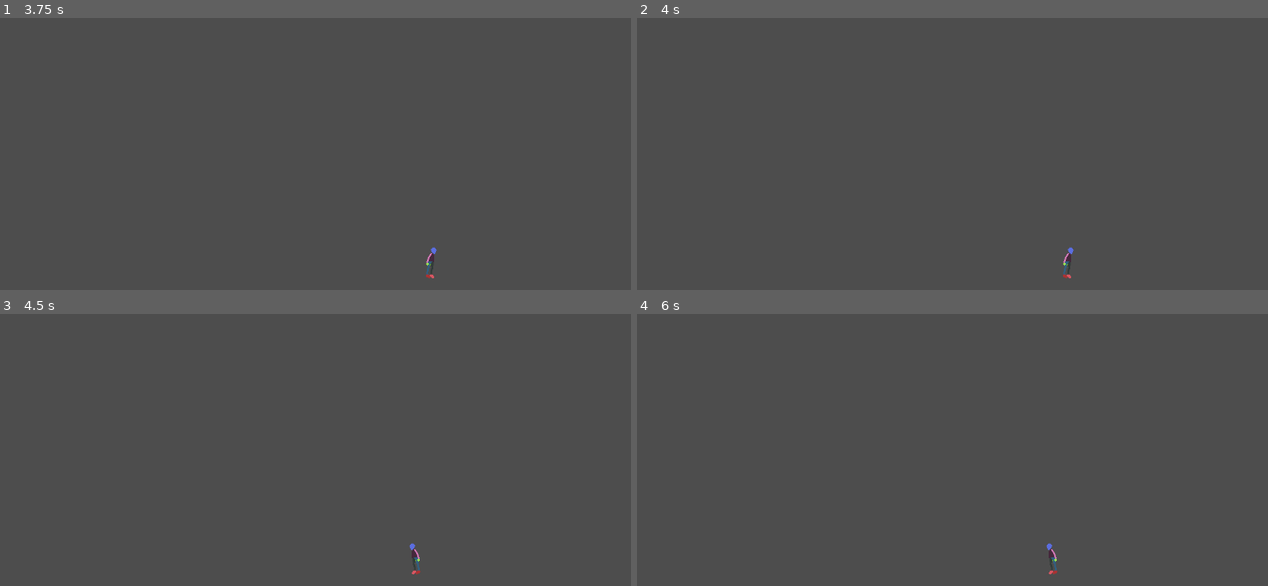
Above: before the commit, frames 1-4 (two rows, left to right).
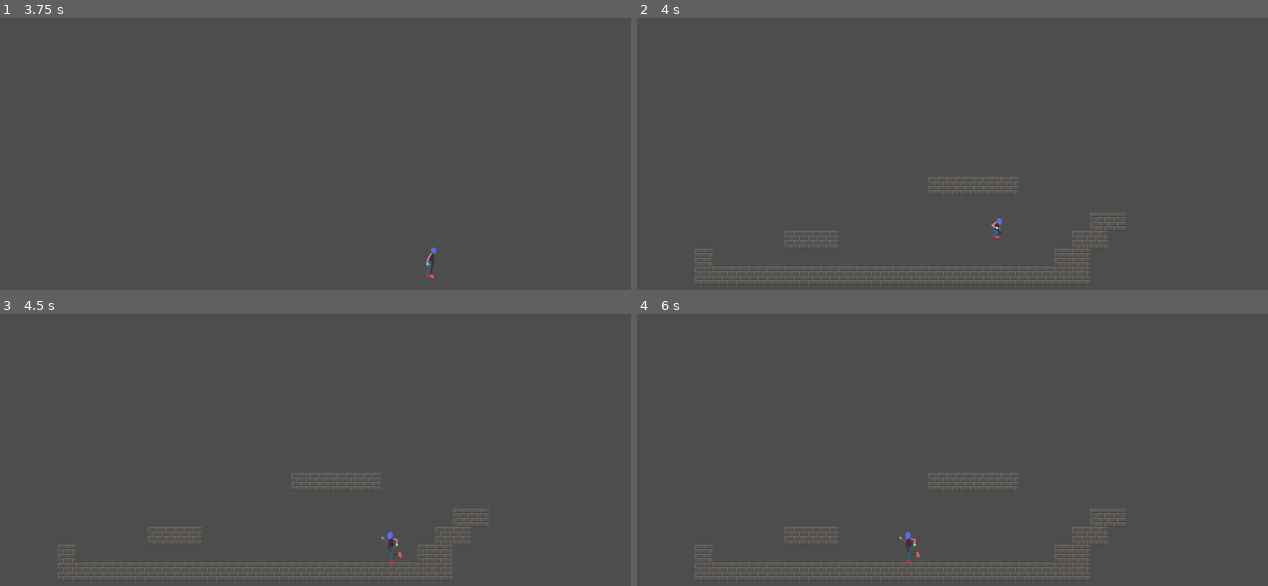
Above: after the commit, the same moments.

Repository: bhansconnect/head-smash
Game: Godot game, scene res://main.tscn
Same seed, same stepped clock (60 frames per second), same inputs: the game is played once before the commit and once after it.
Inputs:
- Up to frame 1 (3.75 s): hold S (crouch) 0.53-1.28 s; hold D (right) 0.53-2.03 s; tap Space (jump) at 0.77, 1.52, 3.02 s; tap S (crouch) at 1.35, 2.85 s; hold A (left) 2.03-2.78 s; hold S (crouch) 2.03-2.78 s; hold D (right) from 2.78 s (still down); hold S (crouch) from 3.53 s (still down)
- Up to frame 2 (4 s): keep holding D (right); keep holding S (crouch); tap Space (jump) at 3.77 s
- Up to frame 3 (4.5 s): tap Enter at 4.25 s; release D (right) at 4.28 s; release S (crouch) at 4.28 s; hold A (left) from 4.28 s (still down); tap S (crouch) at 4.35 s
- Up to frame 4 (6 s): tap Space (jump) at 4.52 s; release A (left) at 5.03 s; hold D (right) 5.03-5.78 s; hold S (crouch) 5.03-5.78 s; hold A (left) from 5.78 s (still down); tap S (crouch) at 5.85 s

Frame 1 is identical in both runs. In frame 2, 1.6% of the frame differs, in the area x 9-78%, y 58-98%; in frame 3, 1.7%; in frame 4, 1.7%.

Commit message:
add emergency reset

Diff:
--- a/player.gd
+++ b/player.gd
@@ -59,6 +59,10 @@
 	move_and_slide()
 	handle_sprite_flip(direction)
 
+	# Emergency reset for now.
+	if velocity.y > 2000:
+		get_tree().reload_current_scene()
+
 func next_state(current_state):
 	var on_floor = is_on_floor()
 	var crouch = Input.is_action_pressed("crouch")
